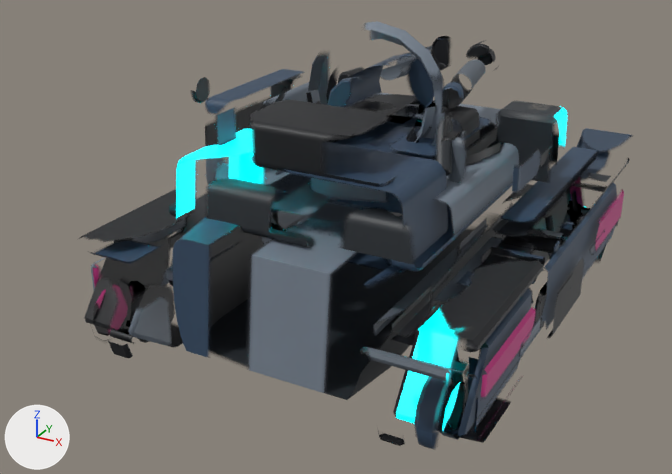
Two versions of the FBX model unity/RogueCommandAssetAuthoring/Assets/RogueCommandExpansionSample/Models/SurgeArcTank_Atlas.fbx, one commit apart.
Both versions are drawn from a 50 mm camera at (1.94, -4.03, 2.4) aimed at (-0.15, -0.23, 0.5). Every picture has the same lights, and +X, +Y and +Z are marked at lower left. The first picture is the older version. Vertices at exactly the same position are counted once.

Names of what the first picture shows: 'SurgeArcTank_UnifiedMesh'.
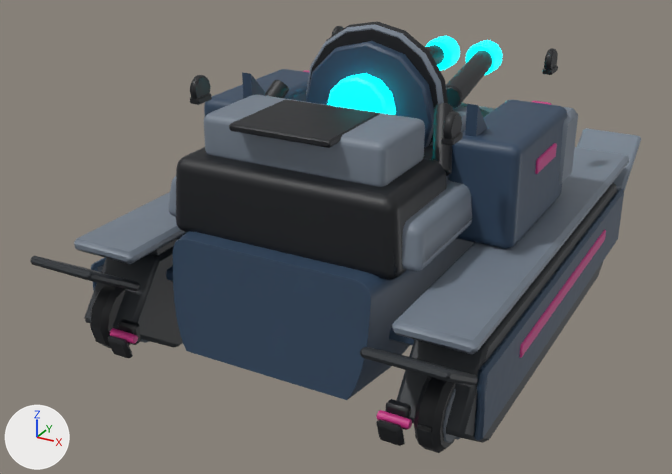
Location of each change, (x1, y1, x2, y2) in pixels of the pictures (672 x 474 px):
'SurgeArcTank_UnifiedMesh', reshaped
    before: (79, 22, 632, 449)
    after: (30, 22, 641, 453)
part 1 of me_surgearctank_unifiedmesh_data_001, added
    after: (229, 99, 379, 148)
part 2 of me_surgearctank_unifiedmesh_data_001, built on (blue)
    after: (305, 41, 434, 148)
part 3 of me_surgearctank_unifiedmesh_data_001, added
    after: (242, 72, 487, 137)
part 4 of me_surgearctank_unifiedmesh_data_001, surface changed
    before: (79, 22, 632, 449)
    after: (30, 22, 641, 453)

Edits to the bpy script that builds the scene:
```text
Change me_surgearctank_unifiedmesh_data_001:
    used by ob_surgearctank_unifiedmesh; location = (0.0, 0.0, 0.0)
    remove me_surgearctank_unifiedmesh_data_001.from_pydata(...)  # 6472 vertices, 6531 faces; spans x -1.0..1.0, y -1.48..1.49, z 0.06..1.58
    add me_surgearctank_unifiedmesh_data_001.from_pydata(...)  # 6556 vertices, 6605 faces; spans x -1.0..1.0, y -1.48..1.49, z 0.06..1.58
    me_surgearctank_unifiedmesh_data_001 part 1: the loose piece of 24 vertices spanning x -0.93..-0.67, y -1.0..-0.83, z 0.59..0.63 is copied, and the copy is scaled about its middle by (1.85, 2.78, 0.625), then moved by (0.8, 0.15, 0.66); it spans x -0.24..0.24, y -0.99..-0.54, z 1.25..1.29
    me_surgearctank_unifiedmesh_data_001 part 2
    4 faces are deleted
    37 vertices are added at x -0.34..0.34, y -0.21..-0.09, z 0.82..1.5
    11 new vertices lie (0.0, 0.1, 0.0) away from vertices in x -0.34..0.34, y -0.2, z 0.87..1.5
    42 new faces join them
    me_surgearctank_unifiedmesh_data_001 part 3
    6 vertices are added at (-0.6, -0.34, 1.1), (-0.6, -0.12, 1.1), (-0.6, -0.34, 1.32), (0.56, -0.34, 1.1), (0.56, -0.12, 1.1), (0.56, -0.34, 1.32)
    6 new vertices lie (0.04, 0.0, 0.0) away from vertices in x -0.6..0.56, y -0.34..-0.12, z 1.1..1.32
    10 new faces join them
    me_surgearctank_unifiedmesh_data_001 part 4: 6511 kept faces spanning x -1.0..1.0, y -1.48..1.49, z 0.06..1.58 get new texture (UV) coordinates
```
